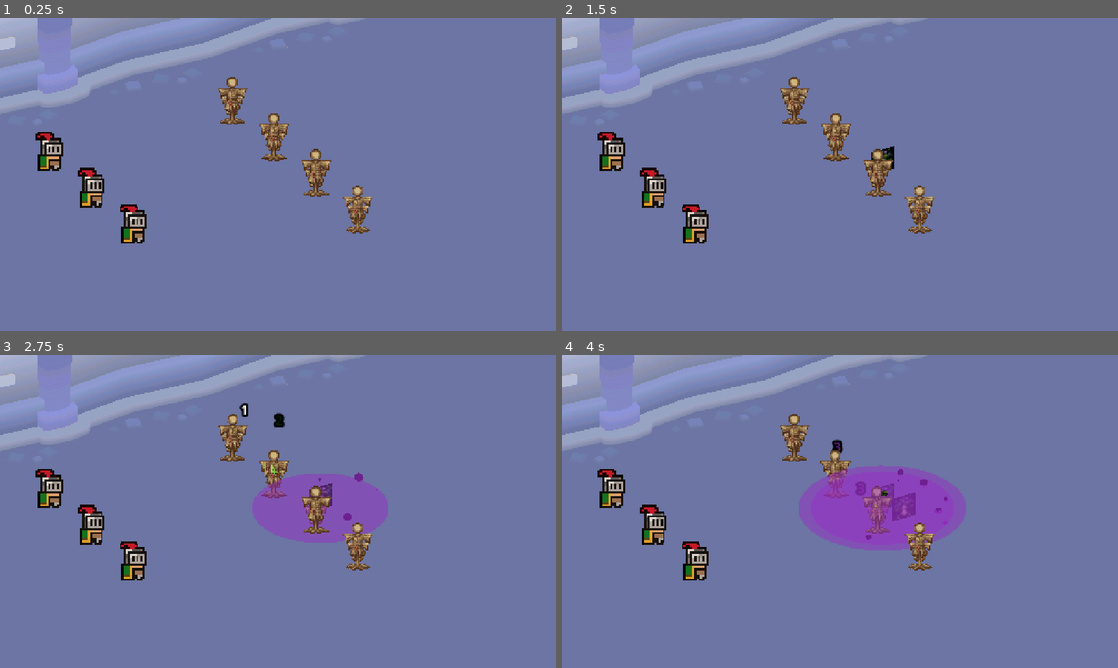
Above: before the commit, frames 1-4 (two rows, left to right).
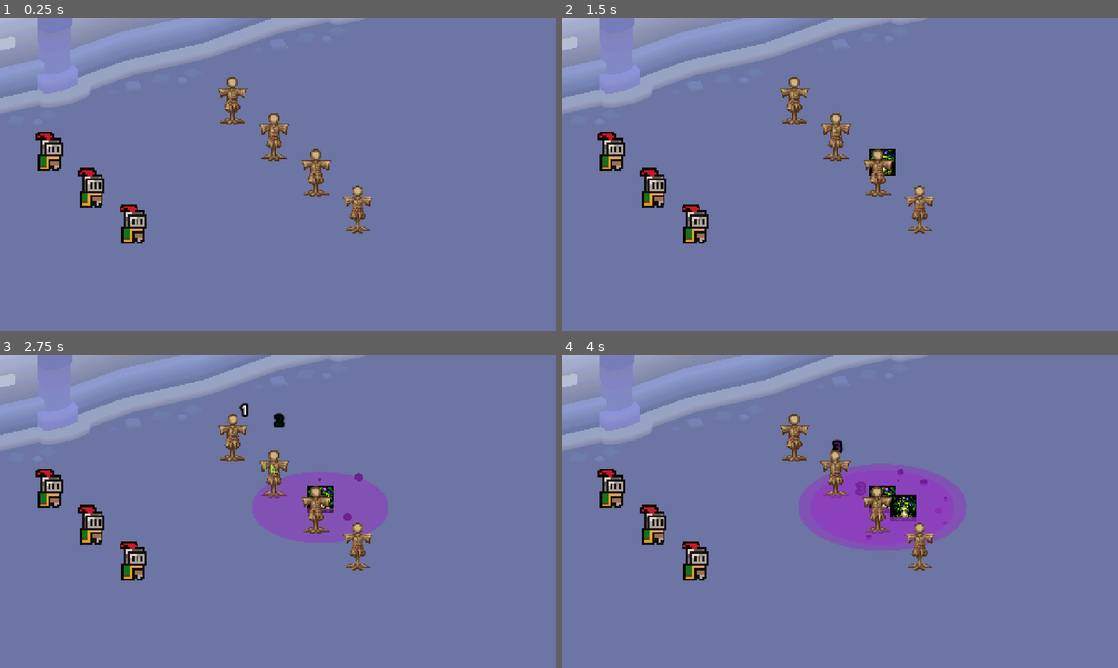
Above: after the commit, the same moments.

Repository: NouCake/ram-dungeon
Game: Godot game, scene res://scenes/showcase.tscn
Two runs of this game, one before a commit and one after it. Both use one fixed random seed, a clock stepped at 60 frames per second and the inputs below. This scene is started directly instead of the project's main scene. The engine's default icon, where the game draws it, is replaced by a stand-in: a white triangle on a blue panel in a dark square.
Inputs:
- Up to frame 1 (0.25 s): no input
- Up to frame 2 (1.5 s): tap Enter (ui_accept) at 0.5, 0.77, 1.25 s
- Up to frame 3 (2.75 s): tap Enter (ui_accept) at 1.52, 2 s
- Up to frame 4 (4 s): tap Enter (ui_accept) at 3.02, 3.77 s

The runs differ from the first frame. In frame 1, 0.2% of the frame differs, in the area x 39-67%, y 25-69%; in frame 2, 0.3%; in frame 3, 0.6%; in frame 4, 1.4%, in the area x 39-73%, y 25-69%.

Commit message:
Fix alpha depth issues

Diff:
--- a/assets/entities/effect/posion_area.tscn
+++ b/assets/entities/effect/posion_area.tscn
@@ -58,6 +58,7 @@
 max_range = 3.0
 
 [node name="mesh" parent="." index="1" unique_id=1293802551]
+transform = Transform3D(1, 0, 0, 0, 1, 0, 0, 0, 1, 0, 0.03910038, 0)
 mesh = SubResource("CylinderMesh_h7aau")
 
 [node name="particles" parent="." index="2" unique_id=1130558367]
--- a/assets/entities/enemies/enemy.tscn
+++ b/assets/entities/enemies/enemy.tscn
@@ -113,27 +113,17 @@
 [sub_resource type="ViewportTexture" id="ViewportTexture_ib121"]
 viewport_path = NodePath("SubViewport")
 
-[sub_resource type="ShaderMaterial" id="ShaderMaterial_bqdf7"]
-render_priority = 0
-shader = ExtResource("2_ptjtg")
-shader_parameter/main_texture = ExtResource("3_v24pw")
-shader_parameter/flash_color = Color(1, 1, 1, 1)
-shader_parameter/enable_billboard = true
-
-[sub_resource type="QuadMesh" id="QuadMesh_fanso"]
-material = SubResource("ShaderMaterial_bqdf7")
-
 [node name="enemy" type="CharacterBody3D" unique_id=1773388456]
 script = ExtResource("7_ten6w")
 
 [node name="sprite" type="Sprite3D" parent="." unique_id=1123765104]
-transform = Transform3D(1, 0, 0, 0, 1, 0, 0, 0, 1, 0, 0.29, 0)
-visible = false
+transform = Transform3D(-4.371139e-08, 0, 1, 0, 1, 0, -1, 0, -4.371139e-08, 0, 0.29, 0)
 layers = 2
 material_override = SubResource("ShaderMaterial_v24pw")
 instance_shader_parameters/flash_modifier = 0.0
 instance_shader_parameters/skew_amount = 0.0
 pixel_size = 0.005
+billboard = 2
 no_depth_test = true
 texture_filter = 2
 texture = ExtResource("1_7k104")
@@ -190,8 +180,4 @@
 script = ExtResource("9_ib121")
 metadata/_custom_type_script = "uid://b0ubjb54menfu"
 
-[node name="MeshInstance3D" type="MeshInstance3D" parent="." unique_id=1001814779]
-transform = Transform3D(1, 0, 0, 0, 1, 0, 0, 0, 1, 0, 0.38317963, 0)
-mesh = SubResource("QuadMesh_fanso")
-
 [connection signal="was_hit" from="health" to="." method="_on_health_was_hit"]
--- a/assets/entities/shroom.tscn
+++ b/assets/entities/shroom.tscn
@@ -1,8 +1,16 @@
-[gd_scene format=3 uid="uid://cg2fgxl2cmebn"]
+[gd_scene format=3 uid="uid://dmvgub50oj4me"]
 
-[ext_resource type="Script" uid="uid://d3ge7gg1eivw2" path="res://assets/scripts/shroom.gd" id="1_jmkq7"]
+[ext_resource type="Script" path="res://assets/scripts/shroom.gd" id="1_jmkq7"]
 [ext_resource type="PackedScene" uid="uid://c7761vqql2xr4" path="res://assets/entities/effect/posion_area.tscn" id="2_ii0w5"]
 [ext_resource type="Texture2D" uid="uid://bnablq4r6c8p5" path="res://assets/sprites/shroom.png" id="2_mqp23"]
+[ext_resource type="Shader" uid="uid://dxtd6kwgmv3p1" path="res://assets/shader/skew.gdshader" id="3_ii0w5"]
+
+[sub_resource type="ShaderMaterial" id="ShaderMaterial_ivju7"]
+render_priority = 0
+shader = ExtResource("3_ii0w5")
+shader_parameter/main_texture = ExtResource("2_mqp23")
+shader_parameter/flash_color = Color(1, 1, 1, 1)
+shader_parameter/enable_billboard = true
 
 [node name="shroom" type="Node3D" unique_id=226675831]
 script = ExtResource("1_jmkq7")
@@ -11,8 +19,10 @@
 time_alive = 10.0
 
 [node name="sprite" type="Sprite3D" parent="." unique_id=1758272844]
-transform = Transform3D(1, 0, 0, 0, 1, 0, 0, 0, 1, 0, 0.3078488, 0)
+transform = Transform3D(1, 0, 0, 0, 1, 0, 0, 0, 1, 0, 0.27994055, 0)
+material_override = SubResource("ShaderMaterial_ivju7")
 pixel_size = 0.005
+billboard = 1
 texture = ExtResource("2_mqp23")
 region_enabled = true
 region_rect = Rect2(0, 0, 128, 128)
--- a/assets/shader/skew.gdshader
+++ b/assets/shader/skew.gdshader
@@ -1,5 +1,5 @@
 shader_type spatial;
-render_mode blend_mix, depth_draw_opaque, cull_back, diffuse_burley, specular_schlick_ggx, unshaded;
+render_mode blend_mix, depth_draw_opaque, cull_back, depth_prepass_alpha, unshaded;
 
 uniform sampler2D main_texture : source_color, filter_nearest;
 instance uniform float skew_amount : hint_range(-0.5, 0.5) = 0.0;
--- a/project.godot
+++ b/project.godot
@@ -15,7 +15,7 @@
 [application]
 
 config/name="Dungeon Masters Reloaded 3D"
-run/main_scene="uid://23xvue7jhyh6"
+run/main_scene="uid://da7lgh61332we"
 config/features=PackedStringArray("4.6", "Forward Plus")
 config/icon="res://assets/sprites/icon.svg"
 
--- a/scenes/showcase.tscn
+++ b/scenes/showcase.tscn
@@ -120,12 +120,10 @@
 projection = 1
 size = 7.5
 
-[node name="dummy" parent="." unique_id=1773388456 instance=ExtResource("3_bcga6")]
+[node name="dummy" parent="." unique_id=854267946 instance=ExtResource("3_bcga6")]
 transform = Transform3D(1, 0, 0, 0, 1, 0, 0, 0, 1, 5, 0, 0)
 
 [node name="sprite" parent="dummy" index="0" unique_id=1123765104]
-visible = true
-billboard = 2
 no_depth_test = false
 
 [node name="targetable" parent="dummy" index="3" unique_id=1001078350]
@@ -138,8 +136,6 @@
 transform = Transform3D(1, 0, 0, 0, 1, 0, 0, 0, 1, 5, 0, 2)
 
 [node name="sprite" parent="dummy2" index="0" unique_id=1123765104]
-visible = true
-billboard = 2
 no_depth_test = false
 
 [node name="targetable" parent="dummy2" index="3" unique_id=1001078350]
@@ -152,8 +148,6 @@
 transform = Transform3D(1, 0, 0, 0, 1, 0, 0, 0, 1, 5, 0, 4)
 
 [node name="sprite" parent="dummy3" index="0" unique_id=1123765104]
-visible = true
-billboard = 2
 no_depth_test = false
 
 [node name="targetable" parent="dummy3" index="3" unique_id=1001078350]
@@ -166,8 +160,6 @@
 transform = Transform3D(1, 0, 0, 0, 1, 0, 0, 0, 1, 5, 0, 6)
 
 [node name="sprite" parent="dummy4" index="0" unique_id=1123765104]
-visible = true
-billboard = 2
 no_depth_test = false
 
 [node name="targetable" parent="dummy4" index="3" unique_id=1001078350]
Not shown: 1 places in scenes/showcase.tscn that only renumber resources
